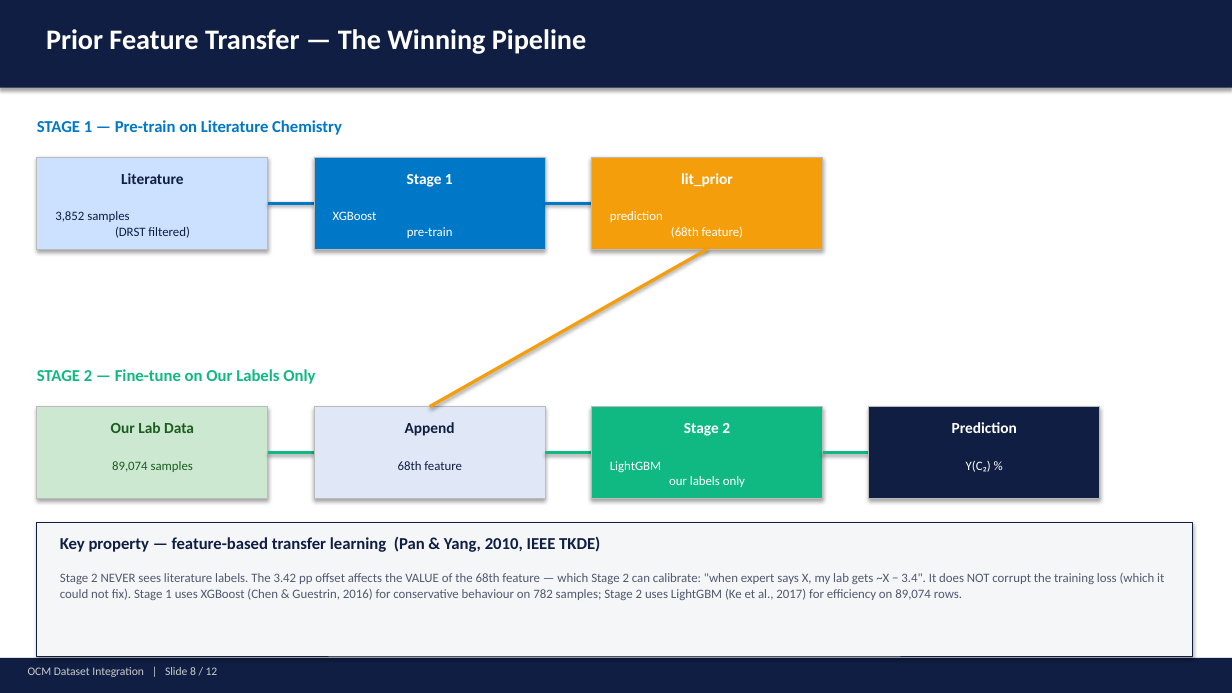
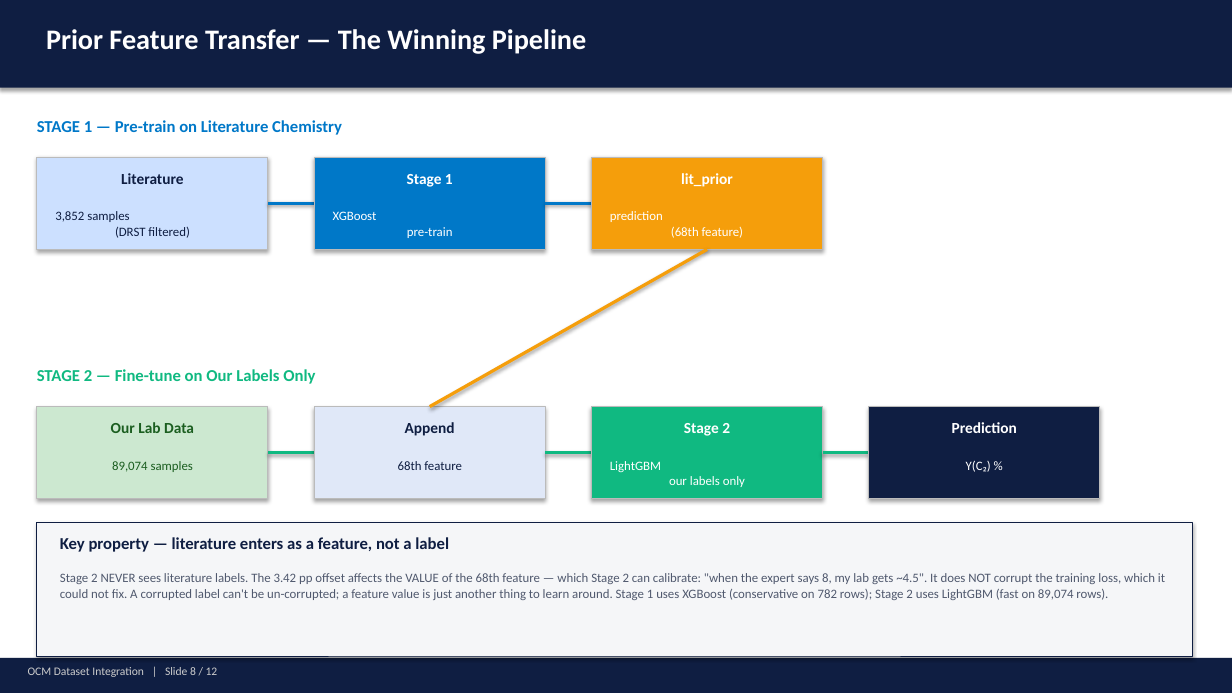
Before and after one commit to ParthN9i4/OCM-Dataset-JAIST, a slide deck: slide 8 of ocm_presentation.pptx. Drawn at 1232x693 pixels with LibreOffice and Linux fonts; fonts in the diff are those of the drawing. Boxes give left, top, right and bottom in pixels: in the first picture for what was removed or moved away, otherwise in the second. Text is boxed around its words. In the diff, an @@ line names an element or a change of style, - is before the commit and + after.

```diff
--- a/ocm_presentation.pptx
+++ b/ocm_presentation.pptx
@@ text at [60, 537, 449, 552]: text changed @@
-Key property — feature-based transfer learning (Pan & Yang, 2010, IEEE TKDE)
+Key property — literature enters as a feature, not a label
@@ text at [60, 573, 1165, 600]: text changed @@
-Stage 2 NEVER sees literature labels. The 3.42 pp offset affects the VALUE of the 68th feature — which Stage 2 can calibrate: "when expert says X, my lab gets ~X − 3.4". It does NOT corrupt the training loss (which it could not fix). Stage 1 uses XGBoost (Chen & Guestrin, 2016) for conservative behaviour on 782 samples; Stage 2 uses LightGBM (Ke et al., 2017) for efficiency on 89,074 rows.
+Stage 2 NEVER sees literature labels. The 3.42 pp offset affects the VALUE of the 68th feature — which Stage 2 can calibrate: "when the expert says 8, my lab gets ~4.5". It does NOT corrupt the training loss, which it could not fix. A corrupted label can't be un-corrupted; a feature value is just another thing to learn around. Stage 1 uses XGBoost (conservative on 782 rows); Stage 2 uses LightGBM (fast on 89,074 rows).
```
Also in this commit, not shown: 5 other slides changed, 1 slide added, 1 slide removed, 4 other files.
